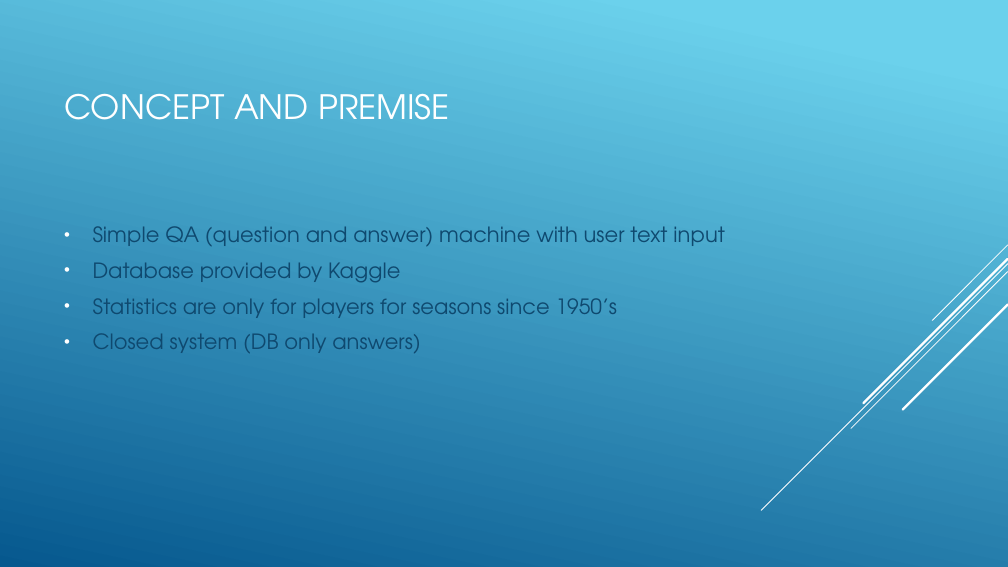
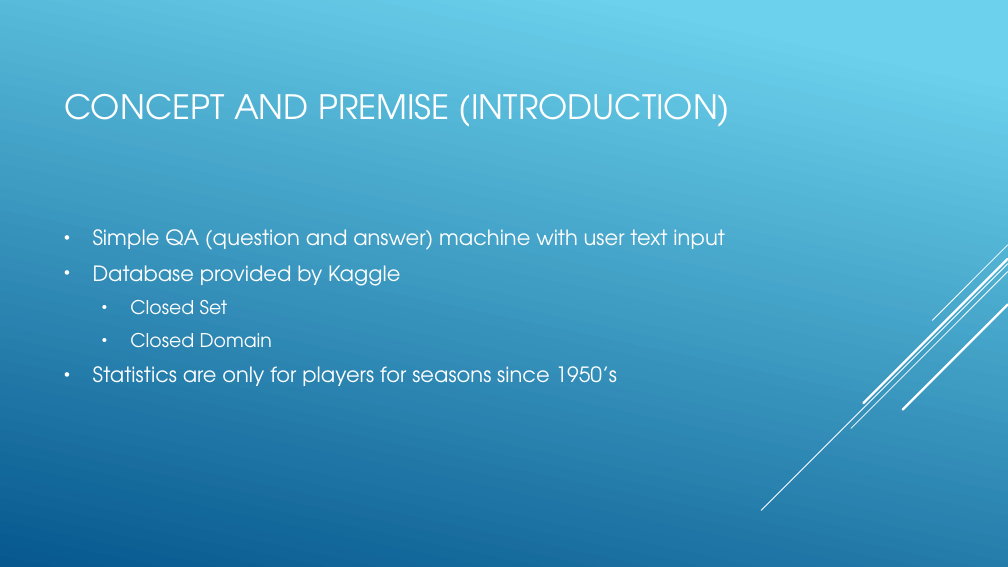
Before and after one commit to jjulian91/NLP_QA_Python, a slide deck: slide 2 of 620 slides.pptx. Drawn at 1008x567 pixels with LibreOffice and Linux fonts; fonts in the diff are those of the drawing. Boxes give left, top, right and bottom in pixels: in the first picture for what was removed or moved away, otherwise in the second. Text is boxed around its words. In the diff, an @@ line names an element or a change of style, - is before the commit and + after.

```diff
--- a/620 slides.pptx
+++ b/620 slides.pptx
@@ title at bbox=[64, 93, 730, 127]: text changed @@
-CONCEPT AND PREMISE
+CONCEPT AND PREMISE (INTRODUCTION)
@@ text at bbox=[93, 229, 725, 386]: text colour #0F496F to #FFFFFF in "Simple QA (question and answer) machine with ...", "Database provided by Kaggle", "Statistics are only for players for seasons ..." @@
@@ text at bbox=[130, 300, 272, 348]: paragraphs added @@
+  • Closed Set
+  • Closed Domain
@@ text at bbox=[93, 333, 421, 353]: paragraph removed @@
-• Closed system (DB only answers)
```
Also in this commit, not shown: 5 other slides changed, 1 slide added, 1 slide removed.
